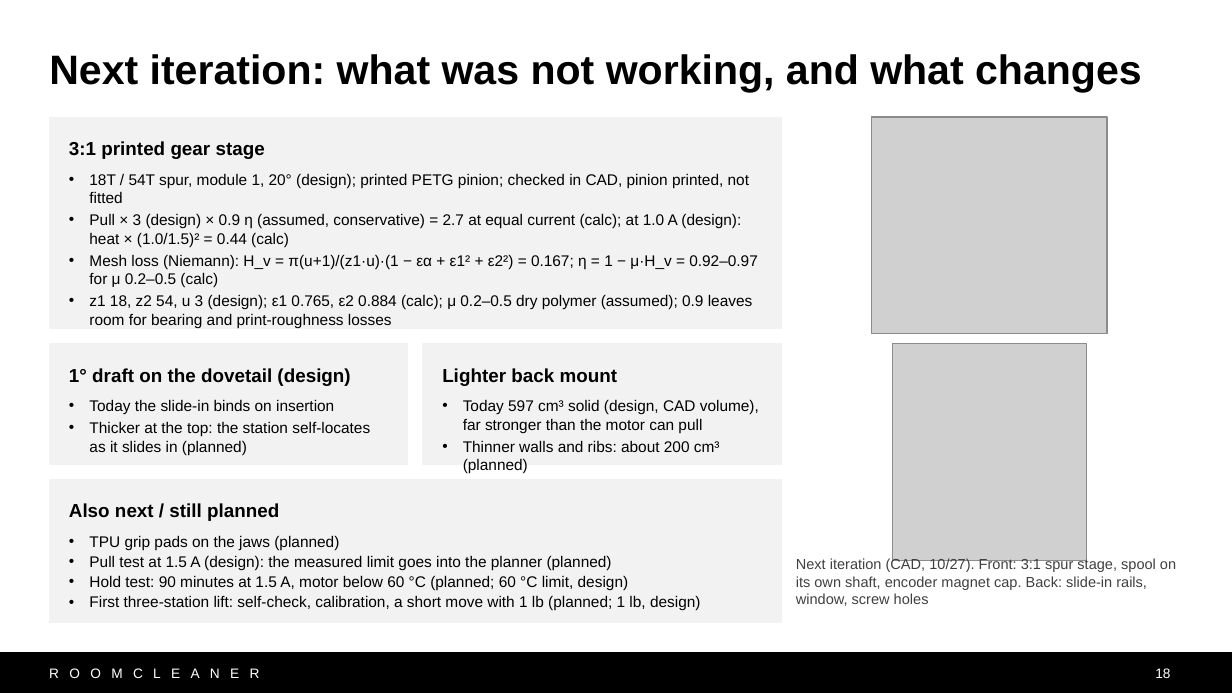
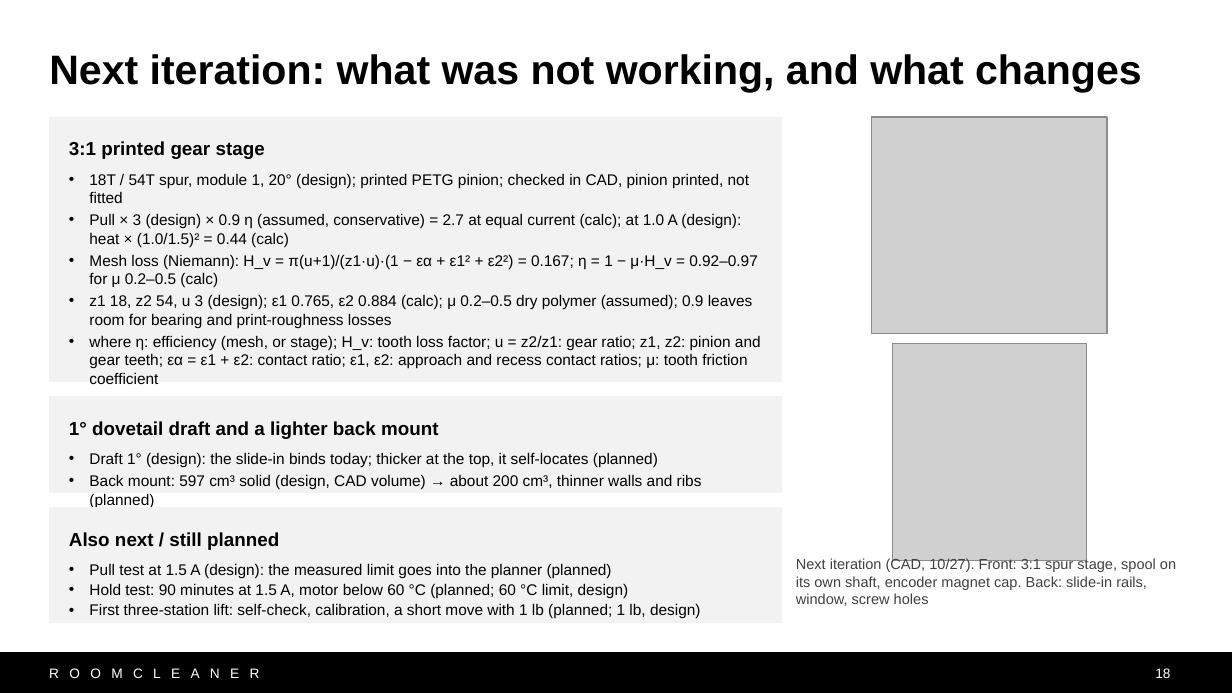
Before and after one commit to Jaspario1199/RoomCleaner, a slide deck: slide 18 of docs/presentation/deck_v10/RoomCleaner_Buntinx_v10.pptx. Drawn at 1232x693 pixels with LibreOffice and Linux fonts; fonts in the diff are those of the drawing; grey boxes stand for pictures. Boxes give left, top, right and bottom in pixels: in the first picture for what was removed or moved away, otherwise in the second. Text is boxed around its words. In the diff, an @@ line names an element or a change of style, - is before the commit and + after.

```diff
--- a/docs/presentation/deck_v10/RoomCleaner_Buntinx_v10.pptx
+++ b/docs/presentation/deck_v10/RoomCleaner_Buntinx_v10.pptx
@@ rectangle "3:1 printed gear stage": place and size @@
-rectangle "3:1 printed gear stage" at [49, 117, 781, 329]
+rectangle "3:1 printed gear stage" at [49, 117, 781, 382]
@@ rectangle removed at [49, 344, 408, 464] @@
-1° draft on the dovetail (design)
-• Today the slide-in binds on insertion
-• Thicker at the top: the station self-locates as it slides in (planned)
@@ text in rectangle at [89, 335, 761, 384]: paragraph added @@
+• where η: efficiency (mesh, or stage); H_v: tooth loss factor; u = z2/z1: gear ratio; z1, z2: pinion and gear teeth; εα = ε1 + ε2: contact ratio; ε1, ε2: approach and recess contact ratios; μ: tooth friction coefficient
@@ rectangle removed at [423, 344, 781, 464] @@
-Lighter back mount
-• Today 597 cm³ solid (design, CAD volume), far stronger than the motor can pull
-• Thinner walls and ribs: about 200 cm³ (planned)
@@ rectangle added at [49, 397, 781, 493], fill #F2F2F2, outline #F2F2F2 0.75 pt, 9 pt, text #000000 @@
+1° dovetail draft and a lighter back mount
+• Draft 1° (design): the slide-in binds today; thicker at the top, it self-locates (planned)
+• Back mount: 597 cm³ solid (design, CAD volume) → about 200 cm³, thinner walls and ribs (planned)
@@ rectangle "Also next / still planned": place and size @@
-rectangle "Also next / still planned" at [49, 479, 781, 622]
+rectangle "Also next / still planned" at [49, 508, 781, 622]
@@ text in rectangle at [89, 535, 339, 550]: paragraph removed @@
-• TPU grip pads on the jaws (planned)
```
Also in this commit, not shown: 8 other slides changed, 9 other files.
